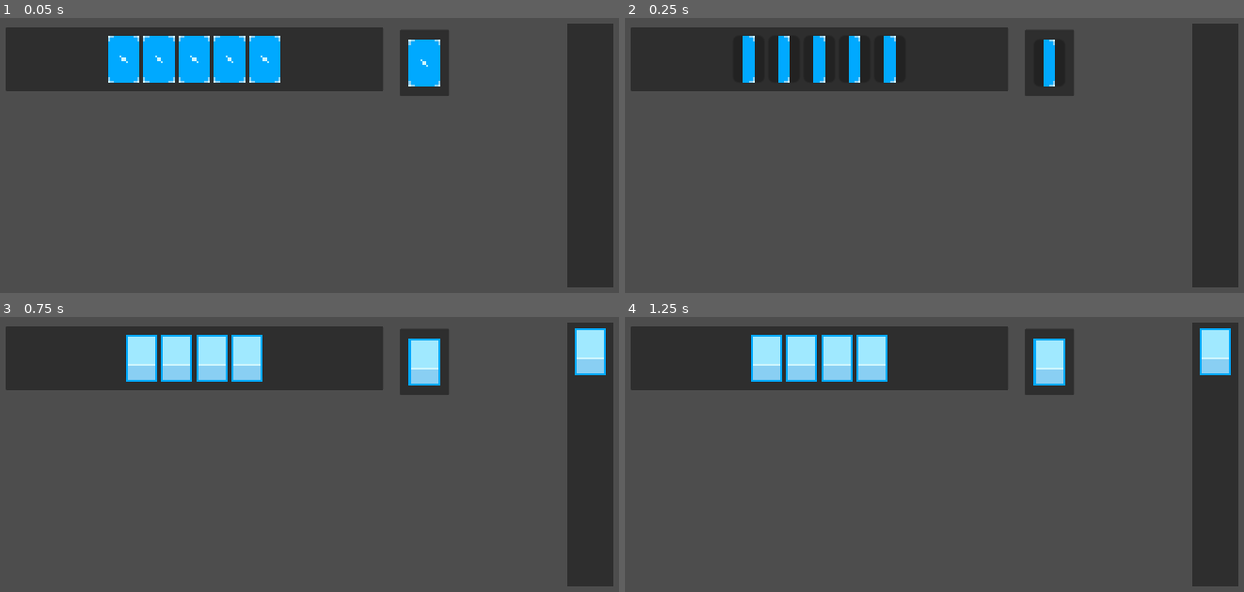
Above: before the commit, frames 1-4 (two rows, left to right).
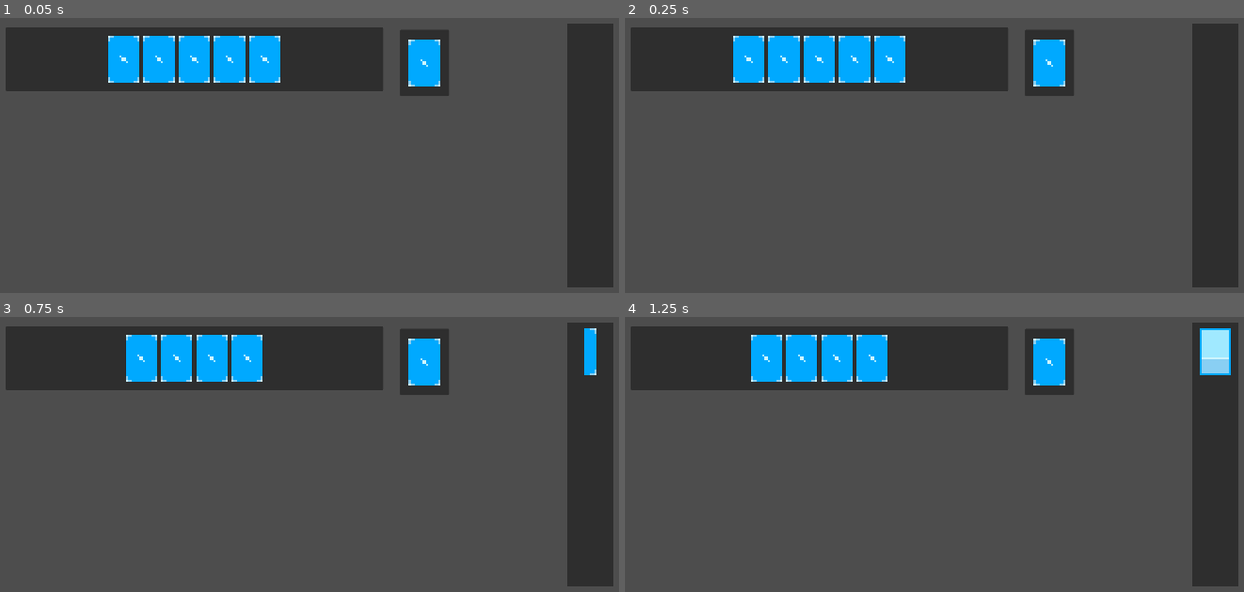
Above: after the commit, the same moments.

Repository: JomardArnaud/symmetrical-couscous
Game: Godot game, scene res://CardWorkshop.tscn
Two runs of this game, one before a commit and one after it. Both use one fixed random seed, a clock stepped at 60 frames per second and the inputs below.
Inputs (mouse positions are in pixels of both pictures, inside the frame that each line leads up to):
- Up to frame 1 (0.05 s): no input
- Up to frame 2 (0.25 s): no input
- Up to frame 3 (0.75 s): click (123, 358) at 0.52 s
- Up to frame 4 (1.25 s): no input

Frame 1 is identical in both runs. In frame 2, 3.5% of the frame differs, in the area x 17-72%, y 6-25%; in frame 3, 4.5%, in the area x 20-98%, y 4-25%; in frame 4, 3.7%.

Commit message:
better code version remove AnimeTree and button visibility during animation

Diff:
--- a/Card.gd
+++ b/Card.gd
@@ -9,25 +9,14 @@
 
 var stateAnimCard = ["verso", "recto"]
 
-@export var faceUp : bool = false :
-	set(value):
-		faceUp = value
-		# if (sprite != null):
-		# 	sprite.play(stateAnimCard[int(faceUp)])
-
 @export var type : cardType
 
 @onready var recto := false :
 	set (value):
 		recto = value
-		if animeTree != null:
-			animeTree.active = true
-@onready var animeTree = %AnimationTree
-
-# @onready var sprite := %Sprite
-
-# func _ready() -> void:
-# 	sprite.play(stateAnimCard[int(faceUp)])
+		if animationPlayer != null:
+			animationPlayer.play("flip_recto")
+@onready var animationPlayer = %AnimationPlayer
 
 func _on_button_pressed() -> void:
 	emit_signal("sendGraveyard", self)
--- a/Card.tscn
+++ b/Card.tscn
@@ -31,6 +31,18 @@
 "update": 1,
 "values": [7]
 }
+tracks/2/type = "value"
+tracks/2/imported = false
+tracks/2/enabled = true
+tracks/2/path = NodePath("Sprite/Button:visible")
+tracks/2/interp = 1
+tracks/2/loop_wrap = true
+tracks/2/keys = {
+"times": PackedFloat32Array(0),
+"transitions": PackedFloat32Array(1),
+"update": 1,
+"values": [true]
+}
 
 [sub_resource type="Animation" id="Animation_3703g"]
 resource_name = "flip_recto"
@@ -60,21 +72,24 @@
 "update": 1,
 "values": [7, 8, 9, 10, 11, 12, 13]
 }
+tracks/2/type = "value"
+tracks/2/imported = false
+tracks/2/enabled = true
+tracks/2/path = NodePath("Sprite/Button:visible")
+tracks/2/interp = 1
+tracks/2/loop_wrap = true
+tracks/2/keys = {
+"times": PackedFloat32Array(0, 0.56),
+"transitions": PackedFloat32Array(1, 1),
+"update": 1,
+"values": [false, true]
+}
 
 [sub_resource type="AnimationLibrary" id="AnimationLibrary_7svpu"]
 _data = {
 "RESET": SubResource("Animation_spicp"),
 "flip_recto": SubResource("Animation_3703g")
 }
-
-[sub_resource type="AnimationNodeAnimation" id="AnimationNodeAnimation_hxql5"]
-animation = &"flip_recto"
-
-[sub_resource type="AnimationNodeBlendTree" id="AnimationNodeBlendTree_sd8wo"]
-graph_offset = Vector2(-256.403, 97.1687)
-nodes/Animation/node = SubResource("AnimationNodeAnimation_hxql5")
-nodes/Animation/position = Vector2(80, 140)
-node_connections = [&"output", 0, &"Animation"]
 
 [node name="Card" type="CenterContainer"]
 anchors_preset = 8
@@ -103,14 +118,10 @@
 theme = SubResource("Theme_423rq")
 
 [node name="AnimationPlayer" type="AnimationPlayer" parent="."]
+unique_name_in_owner = true
 speed_scale = 1.5
 libraries = {
 "": SubResource("AnimationLibrary_7svpu")
 }
 
-[node name="AnimationTree" type="AnimationTree" parent="."]
-unique_name_in_owner = true
-tree_root = SubResource("AnimationNodeBlendTree_sd8wo")
-anim_player = NodePath("../AnimationPlayer")
-
 [connection signal="pressed" from="Sprite/Button" to="." method="_on_button_pressed"]
Not shown: 1 places in Card.tscn that only renumber resources
